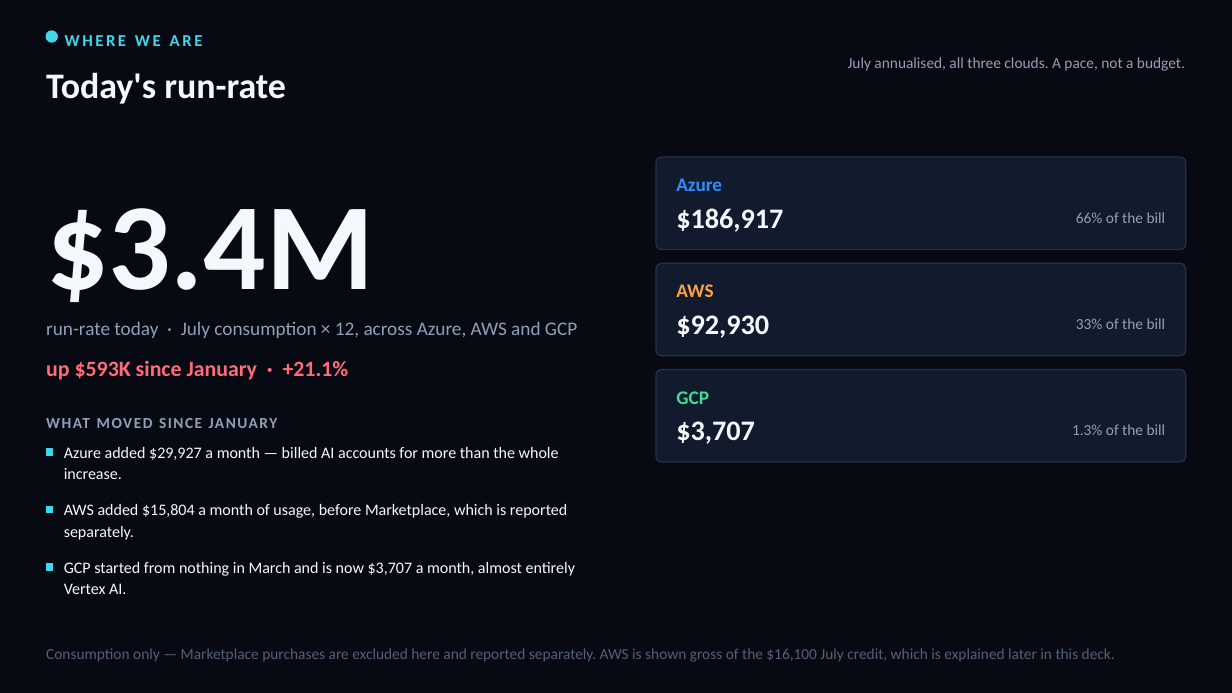
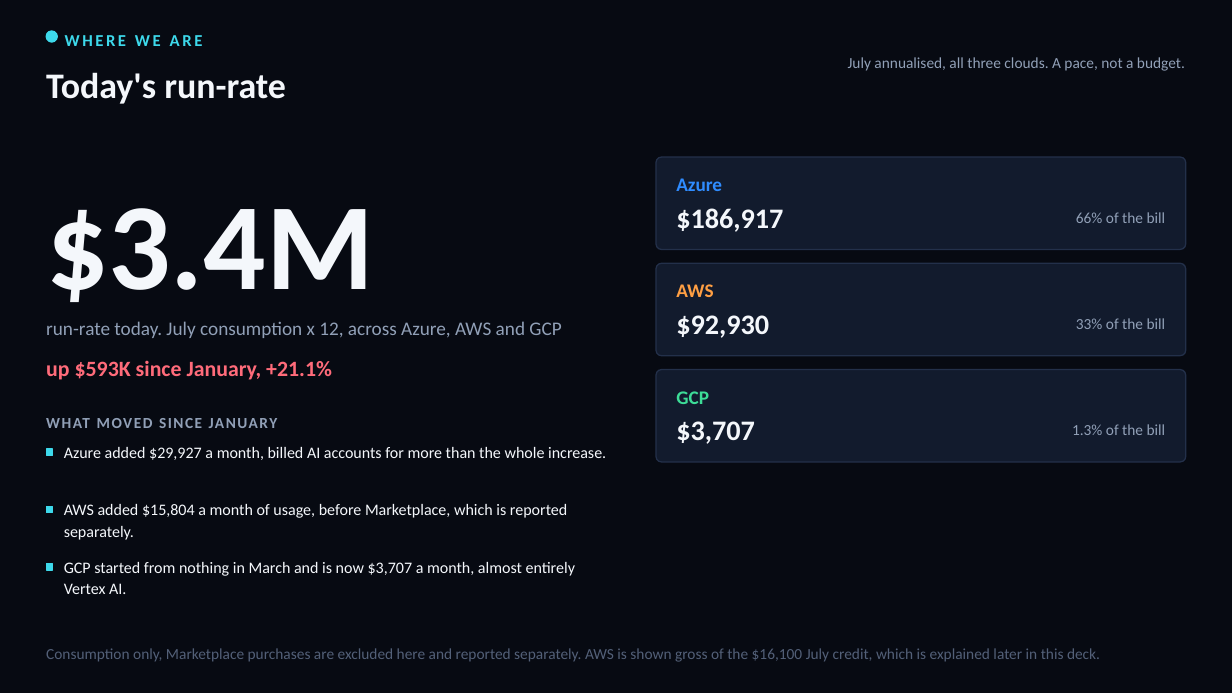
Before and after one commit to arielga5-code/Finops, a slide deck: slide 2 of deck/Harel_Cloud_Cost_CIO_v34.pptx. Drawn at 1232x693 pixels with LibreOffice and Linux fonts; fonts in the diff are those of the drawing. Boxes give left, top, right and bottom in pixels: in the first picture for what was removed or moved away, otherwise in the second. Text is boxed around its words. In the diff, an @@ line names an element or a change of style, - is before the commit and + after.

```diff
--- a/deck/Harel_Cloud_Cost_CIO_v34.pptx
+++ b/deck/Harel_Cloud_Cost_CIO_v34.pptx
@@ text at <box>46,321,561,338</box>: text changed @@
-run-rate today · July consumption × 12, across Azure, AWS and GCP
+run-rate today. July consumption x 12, across Azure, AWS and GCP
@@ text at <box>46,360,332,380</box>: text changed @@
-up $593K since January · +21.1%
+up $593K since January, +21.1%
@@ text at <box>64,447,606,460</box>: text changed @@
-Azure added $29,927 a month — billed AI accounts for more than the whole increase.
+Azure added $29,927 a month, billed AI accounts for more than the whole increase.
@@ text at <box>46,648,1100,662</box>: text changed @@
-Consumption only — Marketplace purchases are excluded here and reported separately. AWS is shown gross of the $16,100 July credit, which is explained later in this deck.
+Consumption only, Marketplace purchases are excluded here and reported separately. AWS is shown gross of the $16,100 July credit, which is explained later in this deck.
```
Also in this commit, not shown: 32 other slides changed, 11 other files.
